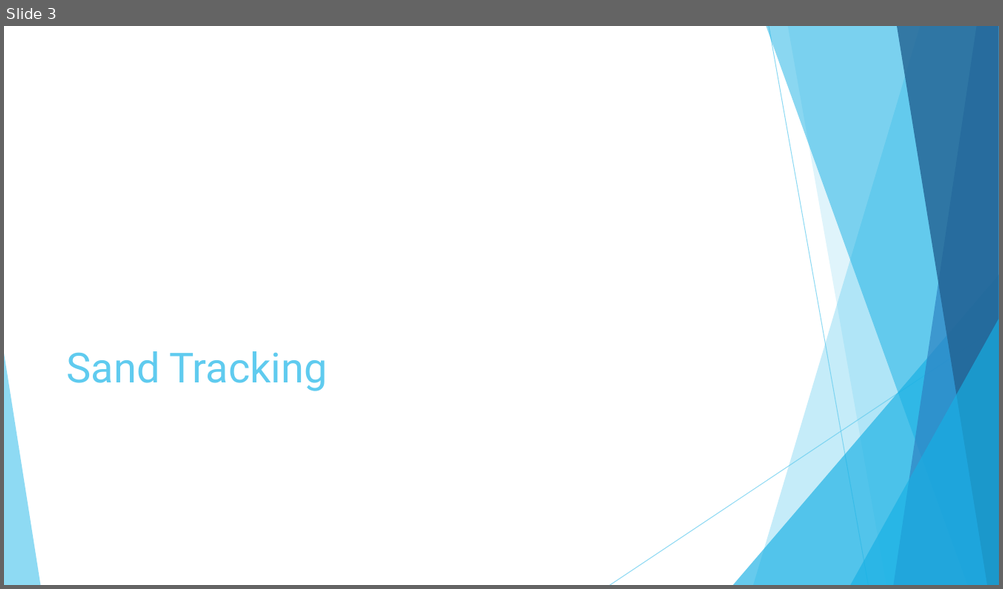
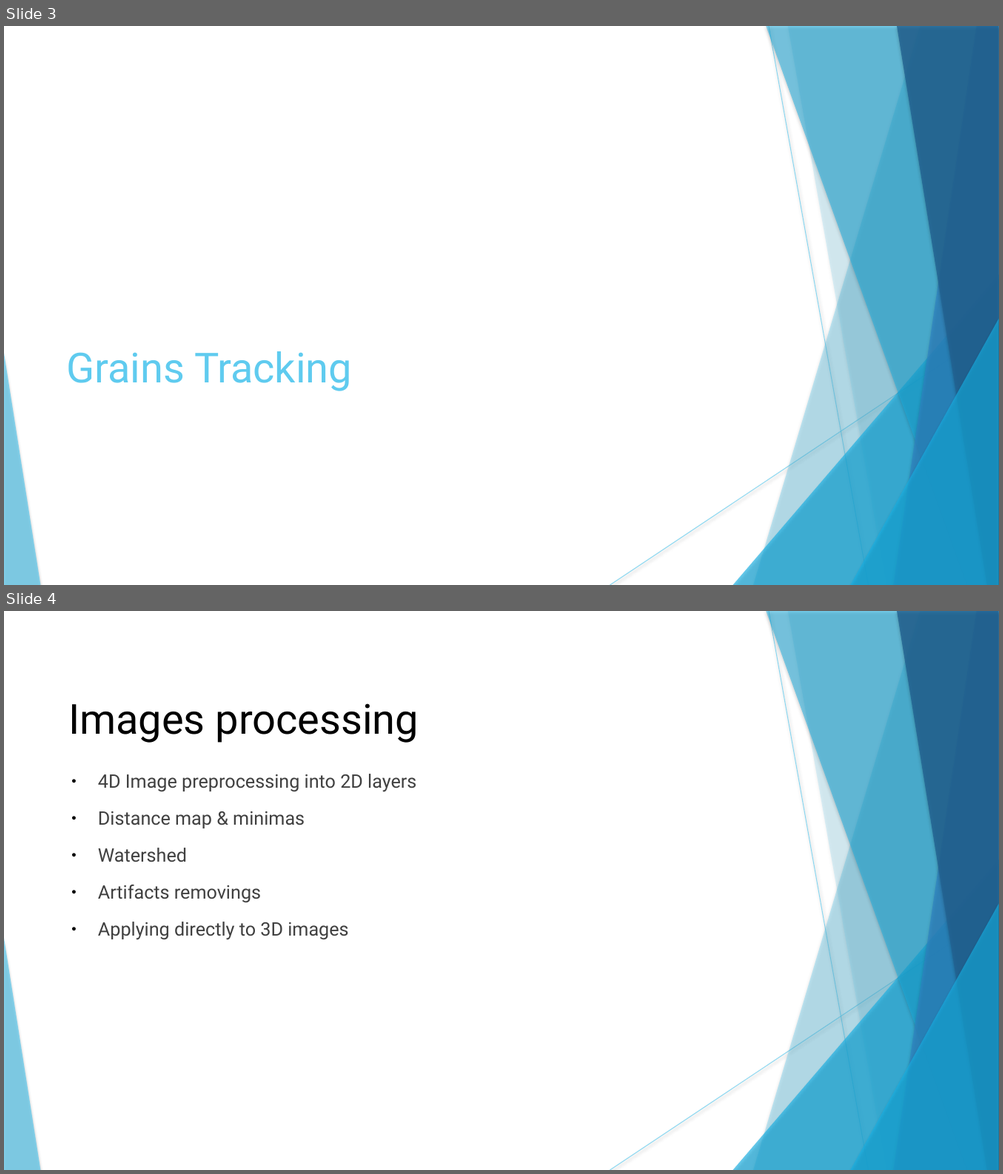
Before and after one commit to technolapin/sable, a slide deck: anglais/Présentation.pptx. Shown one above the other, each under a label of ours: slide 3 before the commit, slides 3 and 4 after it. The pictures are 1003x589 and 1003x1174 pixels, drawn with LibreOffice and Linux fonts; fonts in the diff are those of the drawing. Boxes give left, top, right and bottom in pixels: in the first picture for what was removed or moved away, otherwise in the second. Text is boxed around its words. In the diff, an @@ line names an element or a change of style, - is before the commit and + after.

```diff
--- a/anglais/Présentation.pptx
+++ b/anglais/Présentation.pptx
@@ slide 4 added at bbox=[4, 611, 999, 1170], background #FFFFFF; not listed: 10 template elements that a slide beside it also shows @@
@@ text added at bbox=[68, 703, 418, 743], 40 pt, text #000000 @@
+Images processing
@@ text added at bbox=[98, 774, 416, 940], 18 pt, text #404040 @@
+● 4D Image preprocessing into 2D layers
+● Distance map & minimas
+● Watershed
+● Artifacts removings
+● Applying directly to 3D images
@@ slide 3 changed as well @@
@@ line (768, 26) - (868, 585): stroke #5FCBEF 0.75 pt to #5FCBEF 0.74 pt @@
@@ freeform shape at bbox=[788, 26, 999, 585]: shadow on; outline redrawn @@
@@ line (999, 326) - (610, 585): stroke #5FCBEF 0.75 pt to #5FCBEF 0.74 pt @@
@@ shadow on in 7 elements at bbox=[753, 26, 999, 585], bbox=[733, 275, 999, 585], bbox=[765, 26, 999, 585], bbox=[893, 26, 999, 585], bbox=[896, 26, 999, 585], bbox=[850, 319, 999, 585], bbox=[4, 354, 40, 585] @@
@@ text at bbox=[67, 352, 352, 392]: text changed @@
-Sand Tracking
+Grains Tracking
```
Also in this commit, not shown: 7 other slides changed, 2 other slides added, 24 other files.
